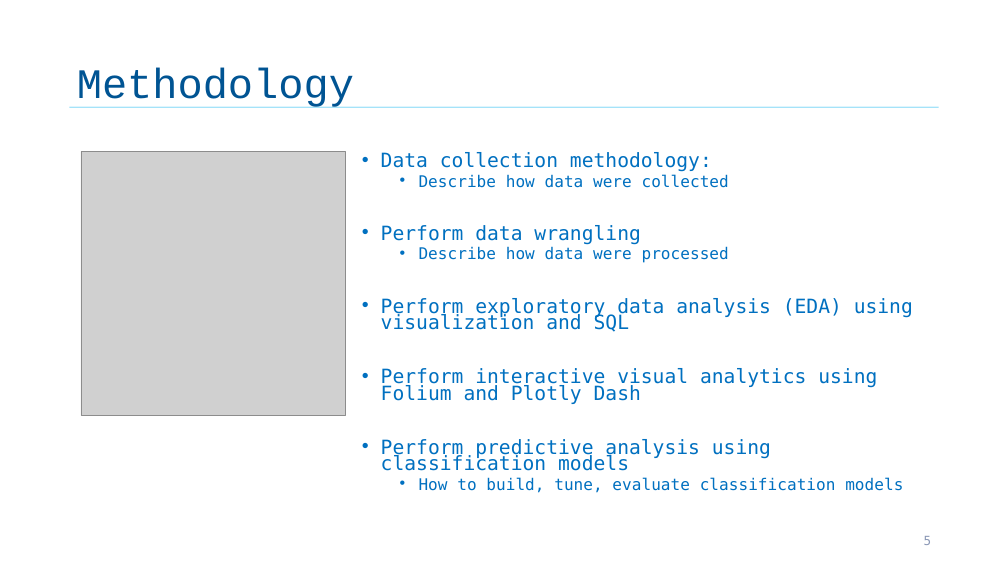
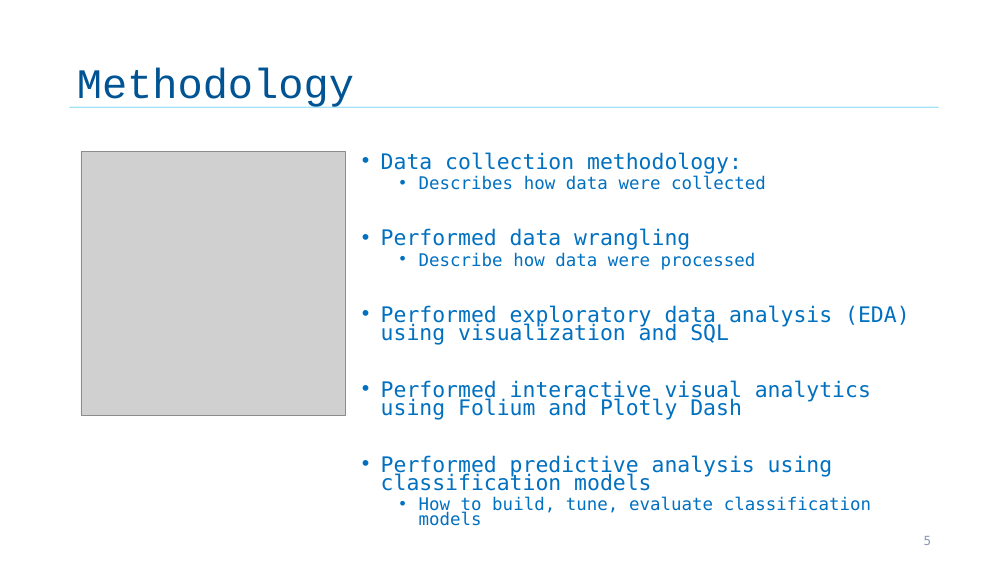
Before and after one commit to salamituns/IBM_tasks_Notebooks, a slide deck: slide 5 of IBM_Capstone_notes/ds-capstone-template.pptx. Drawn at 1008x567 pixels with LibreOffice and Linux fonts; fonts in the diff are those of the drawing; grey boxes stand for pictures. Boxes give left, top, right and bottom in pixels: in the first picture for what was removed or moved away, otherwise in the second. Text is boxed around its words. In the diff, an @@ line names an element or a change of style, - is before the commit and + after.

```diff
--- a/IBM_Capstone_notes/ds-capstone-template.pptx
+++ b/IBM_Capstone_notes/ds-capstone-template.pptx
@@ text at (381,175,766,250): text changed; size 15.3 to 16.6 pt @@
-  • Describe how data were collected
-• Perform data wrangling
+  • Describes how data were collected
+• Performed data wrangling
@@ text at (381,152,871,515): size 18.7 to 20.4 pt in "Data collection methodology:"; size 15.3 to 16.6 pt in "Describe how data were processed", "How to build, tune, evaluate classification models" @@
@@ text at (381,305,910,491): text changed; size 18.7 to 20.4 pt @@
-• Perform exploratory data analysis (EDA) using visualization and SQL
-• Perform interactive visual analytics using Folium and Plotly Dash
-• Perform predictive analysis using classification models
+• Performed exploratory data analysis (EDA) using visualization and SQL
+• Performed interactive visual analytics using Folium and Plotly Dash
+• Performed predictive analysis using classification models
```
Also in this commit, not shown: 13 other slides changed, 1 slide added, 1 slide removed, 9 other files.
